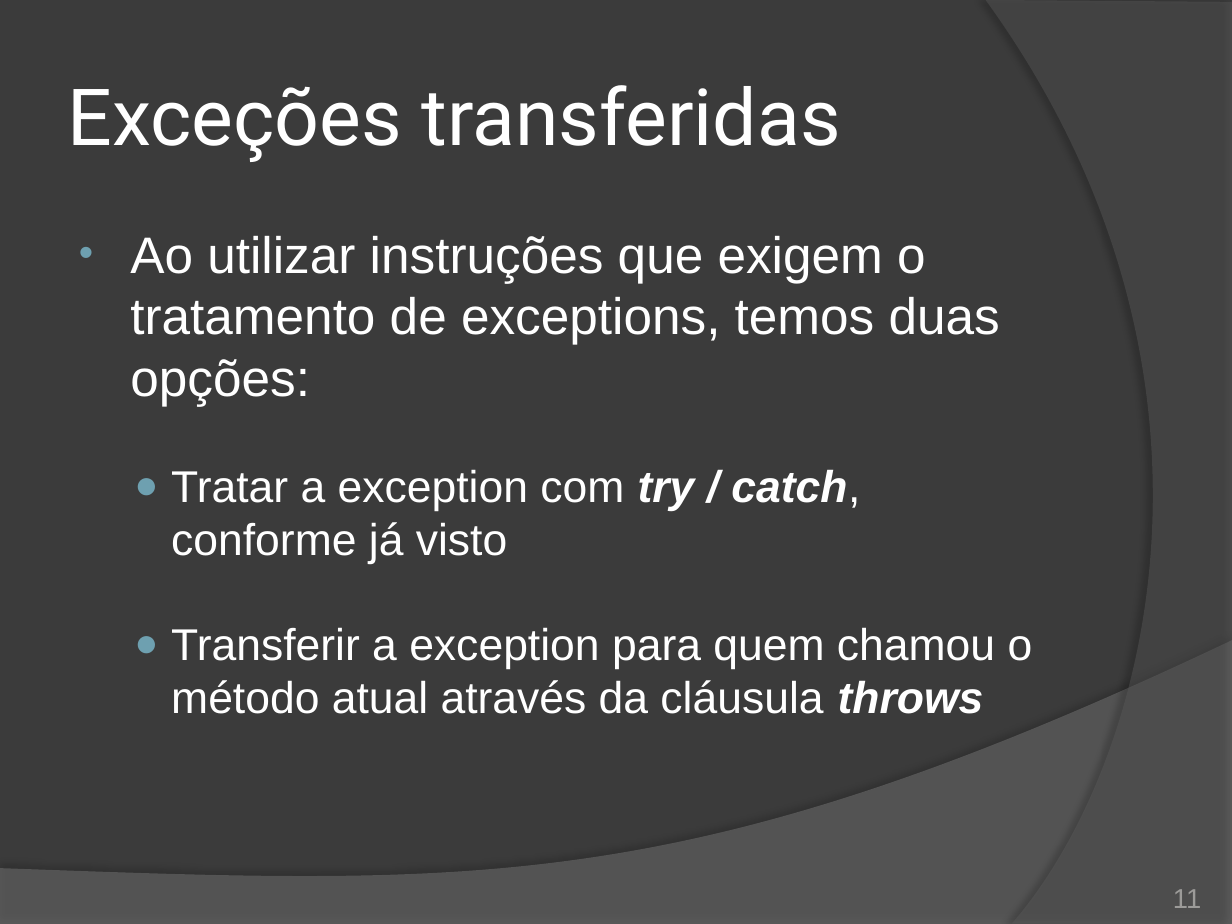
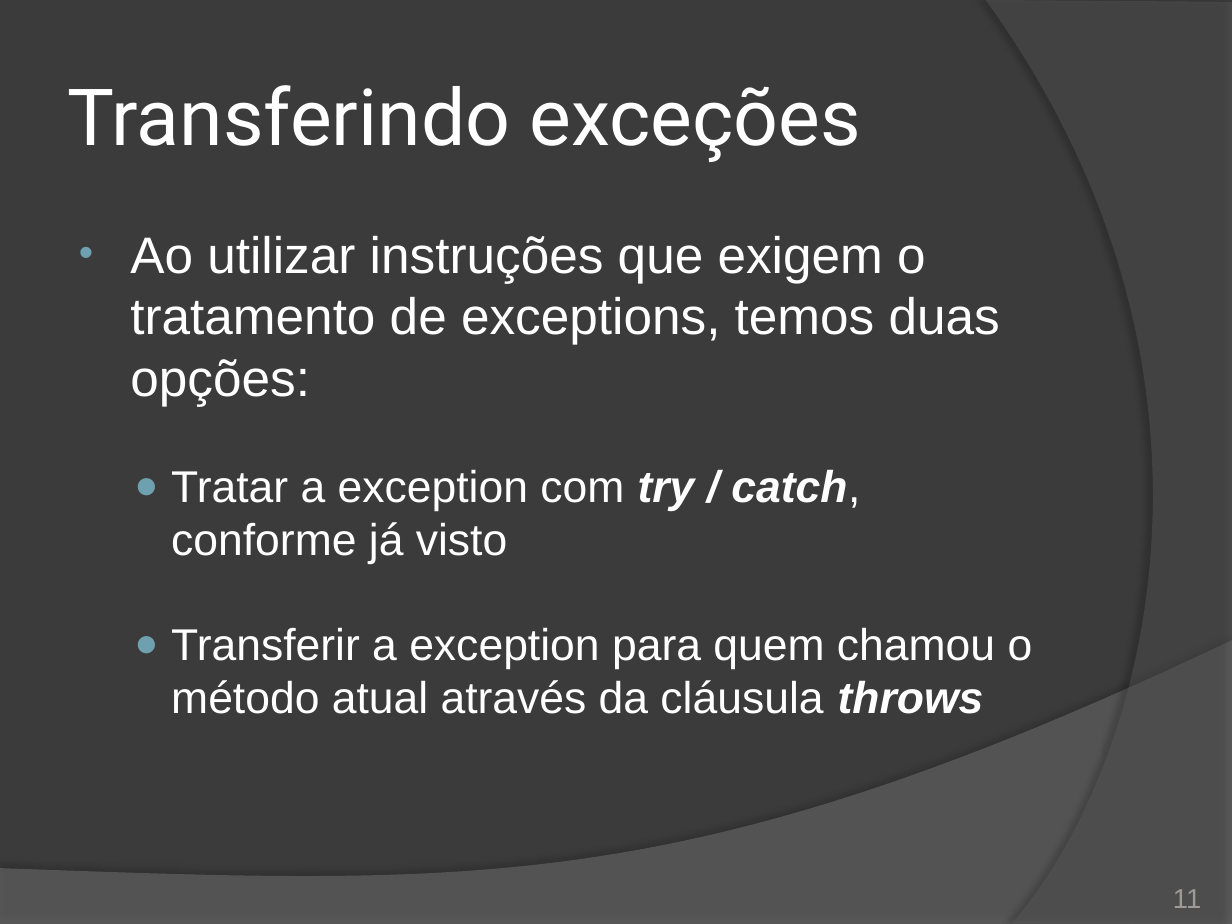
Before and after one commit to duchesqui/slzvieira-training, a slide deck: slide 11 of 2-Java-Programmer-Modulo-II/12.Capitulo06.pptx. Drawn at 1232x924 pixels with LibreOffice and Linux fonts; fonts in the diff are those of the drawing. Boxes give left, top, right and bottom in pixels: in the first picture for what was removed or moved away, otherwise in the second. Text is boxed around its words. In the diff, an @@ line names an element or a change of style, - is before the commit and + after.

Commit message:
Últimos slides de tratamento de exceções.

```diff
--- a/2-Java-Programmer-Modulo-II/12.Capitulo06.pptx
+++ b/2-Java-Programmer-Modulo-II/12.Capitulo06.pptx
@@ title at (68, 85, 861, 162): text changed @@
-Exceções transferidas
+Transferindo exceções
```
Also in this commit, not shown: 7 other slides changed, 8 slides added, 1 slide removed.
